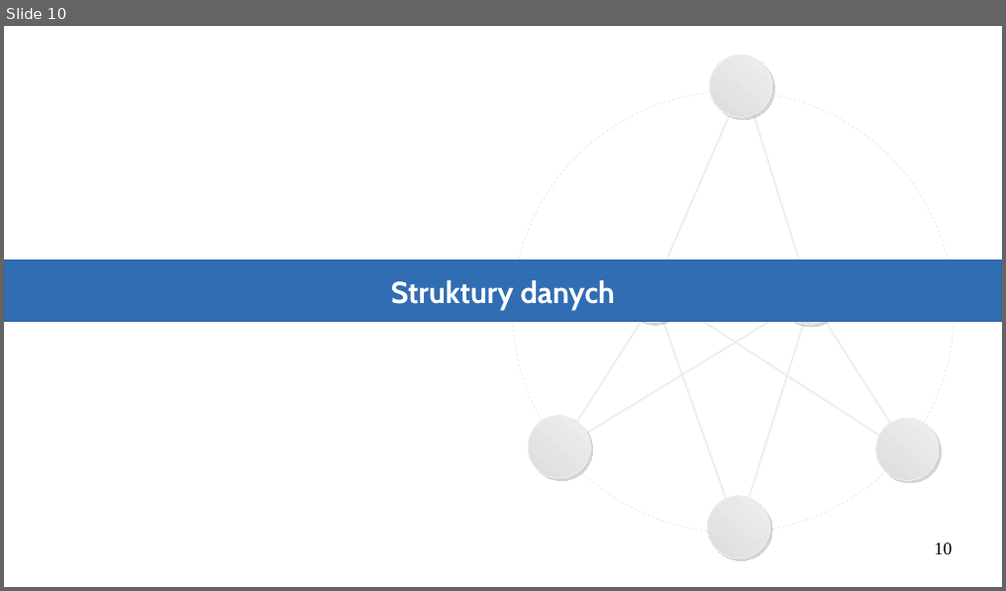
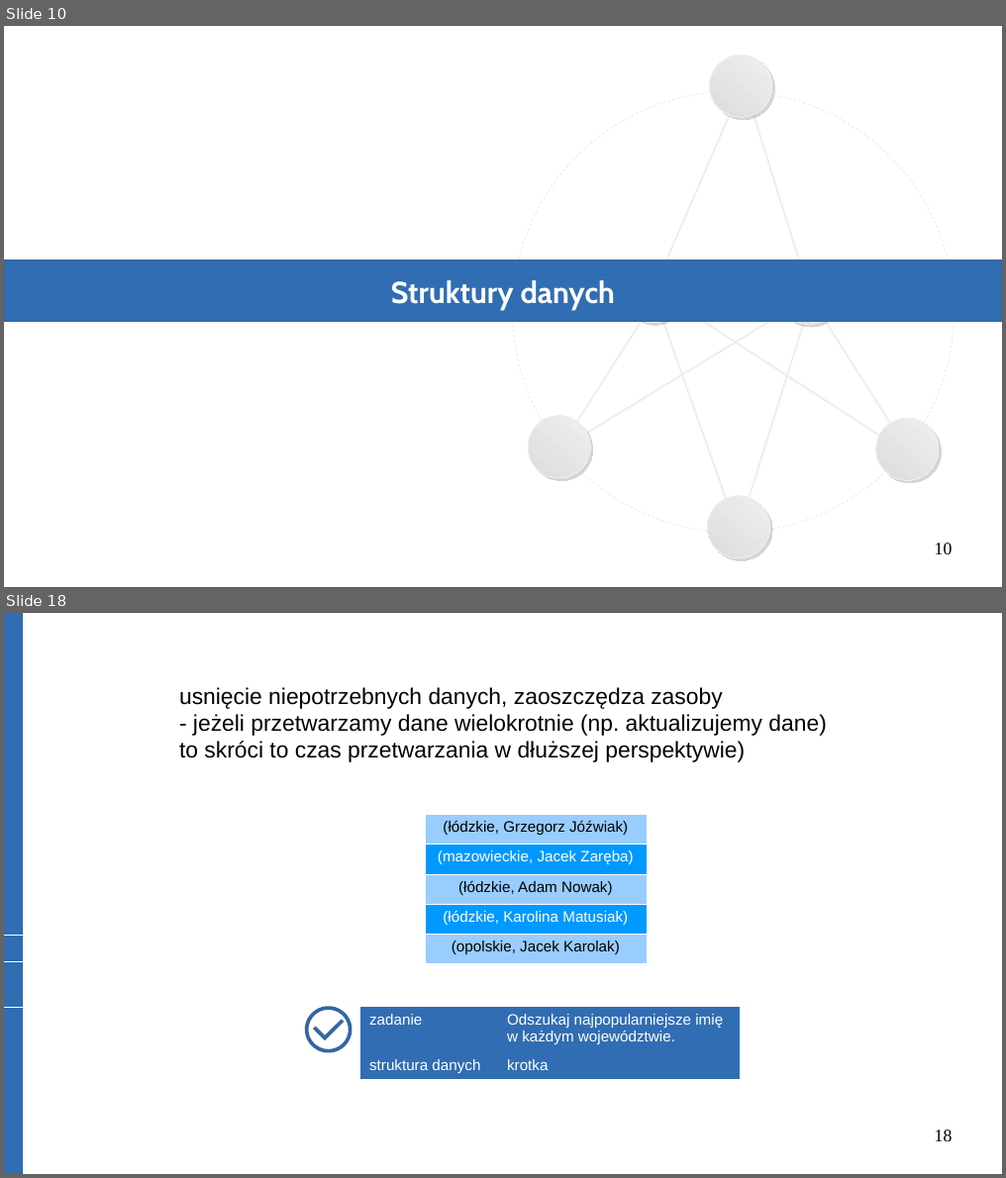
Before and after one commit to Michael-Wisniewski/algorithmic-workshop, a slide deck: Data_Structures.odp. Shown one above the other, each under a label of ours: slide 10 before the commit, slides 10 and 18 after it; the slides between them are not shown. The pictures are 1006x591 and 1006x1178 pixels, drawn with LibreOffice and Linux fonts; fonts in the diff are those of the drawing. Boxes give left, top, right and bottom in pixels: in the first picture for what was removed or moved away, otherwise in the second. Text is boxed around its words. In the diff, an @@ line names an element or a change of style, - is before the commit and + after.

```diff
--- a/Data_Structures.odp
+++ b/Data_Structures.odp
@@ slide 18 added at [4, 613, 1002, 1174], background #FFFFFF @@
@@ rectangle added at [4, 613, 22, 1174], fill #306DB3, outline #3465A4 0 pt @@
@@ text added at [179, 687, 826, 762], 18 pt, text #000000 @@
+usnięcie niepotrzebnych danych, zaoszczędza zasoby
+- jeżeli przetwarzamy dane wielokrotnie (np. aktualizujemy dane)
+to skróci to czas przetwarzania w dłuższej perspektywie)
@@ table added at [425, 814, 647, 964], 5 rows, 1 columns @@
+(łódzkie, Grzegorz Jóźwiak)
+(mazowieckie, Jacek Zaręba)
+(łódzkie, Adam Nowak)
+(łódzkie, Karolina Matusiak)
+(opolskie, Jacek Karolak)
@@ freeform shape added at [307, 1009, 350, 1053], outline #3465A4 2.89 pt @@
@@ freeform shape added at [315, 1021, 343, 1039], outline #3465A4 2.89 pt @@
@@ table added at [360, 1007, 740, 1077], 2 rows, 2 columns @@
+zadanie | Odszukaj najpopularniejsze imię w każdym województwie.
+struktura danych | krotka
@@ page number added at [935, 1130, 952, 1142], 14 pt, text #000000 @@
+18
```
Also in this commit, not shown: 2 slides changed, 9 other slides added, 2 other files.
